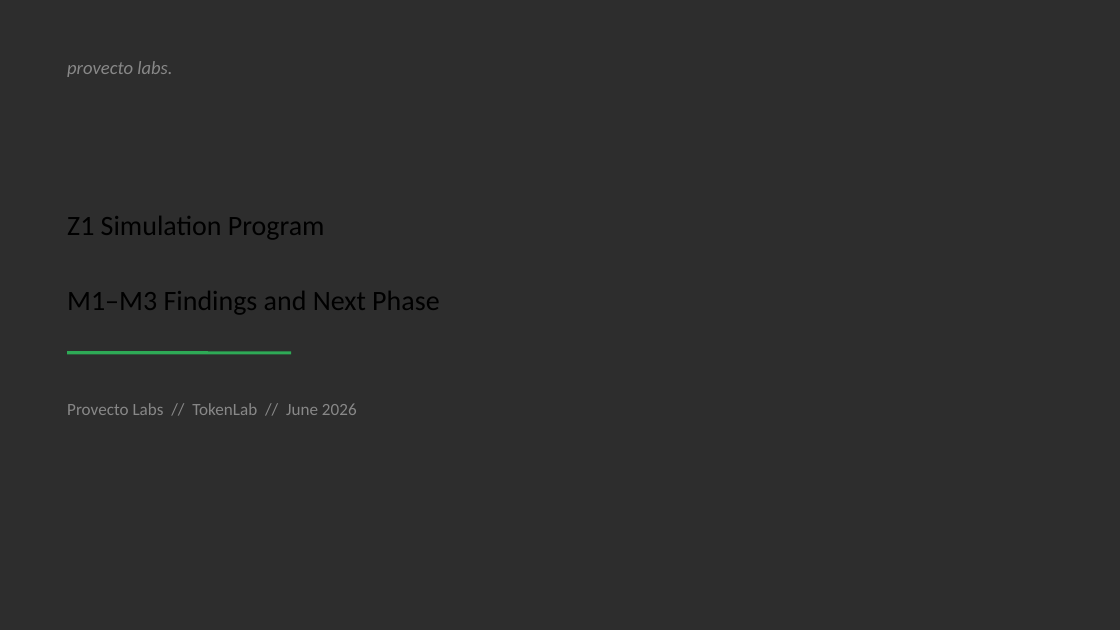
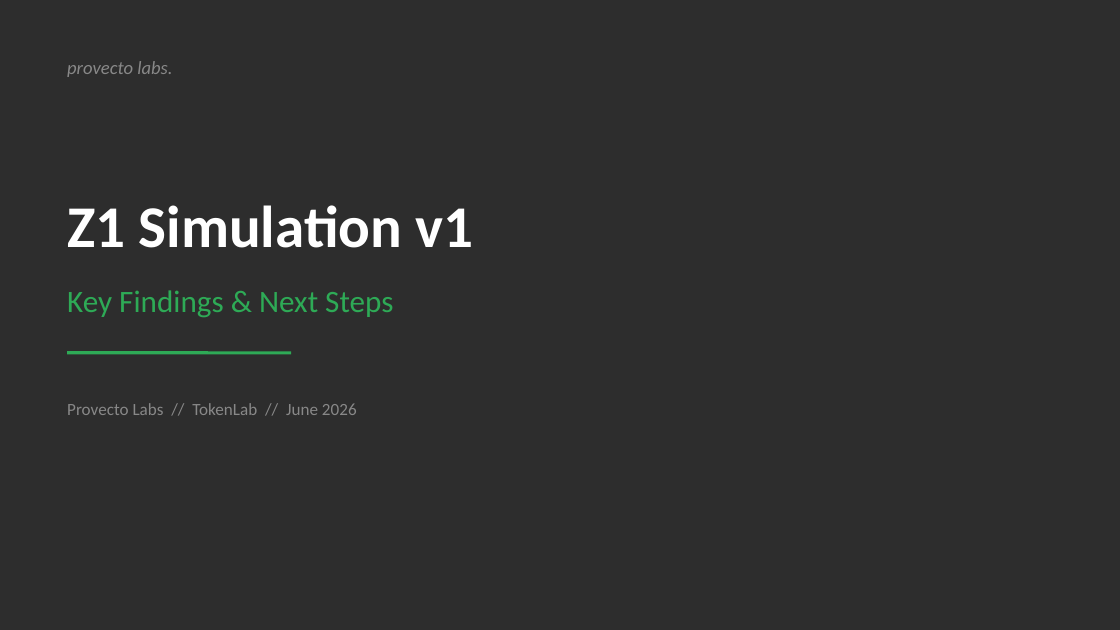
Before and after one commit to stelios12312312/TokenLab, a slide deck: slide 1 of docs_final/2026-06-23/z1_simulation_findings.pptx. Drawn at 1120x630 pixels with LibreOffice and Linux fonts; fonts in the diff are those of the drawing. Boxes give left, top, right and bottom in pixels: in the first picture for what was removed or moved away, otherwise in the second. Text is boxed around its words. In the diff, an @@ line names an element or a change of style, - is before the commit and + after.

```diff
--- a/docs_final/2026-06-23/z1_simulation_findings.pptx
+++ b/docs_final/2026-06-23/z1_simulation_findings.pptx
@@ text at (x1=67, y1=205, x2=474, y2=248): text changed; size 18 to 38 pt; text colour #000000 to #FFFFFF; bold on @@
-Z1 Simulation Program
+Z1 Simulation v1
@@ text at (x1=67, y1=290, x2=393, y2=317): text changed; size 18 to 20 pt; text colour #000000 to #2EAA56 @@
-M1–M3 Findings and Next Phase
+Key Findings & Next Steps
```
Also in this commit, not shown: 10 other slides changed, 43 other files.
